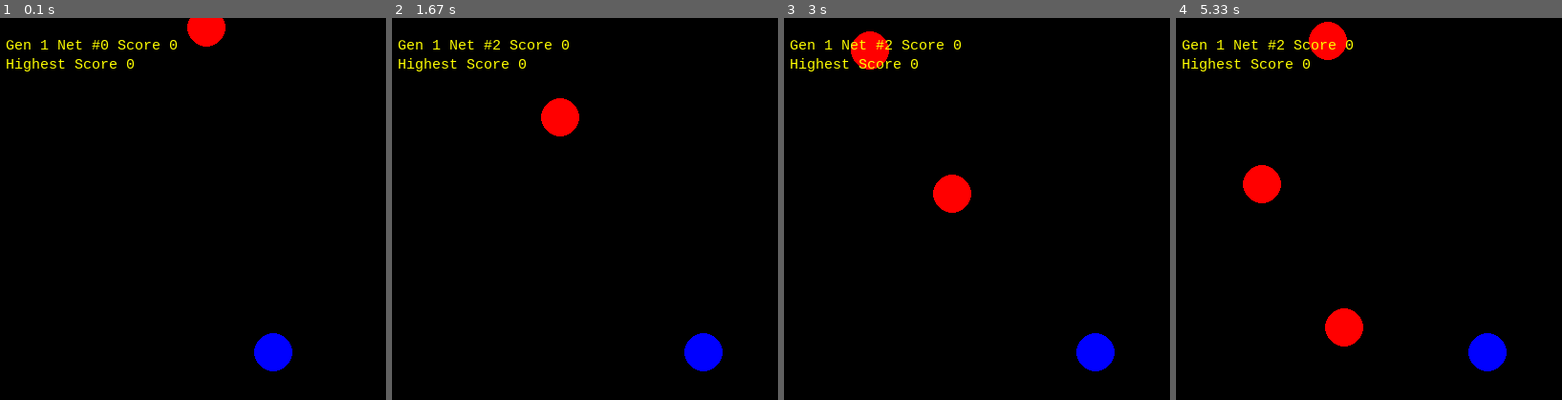
Above: before the commit, frames 1-4 (left to right).
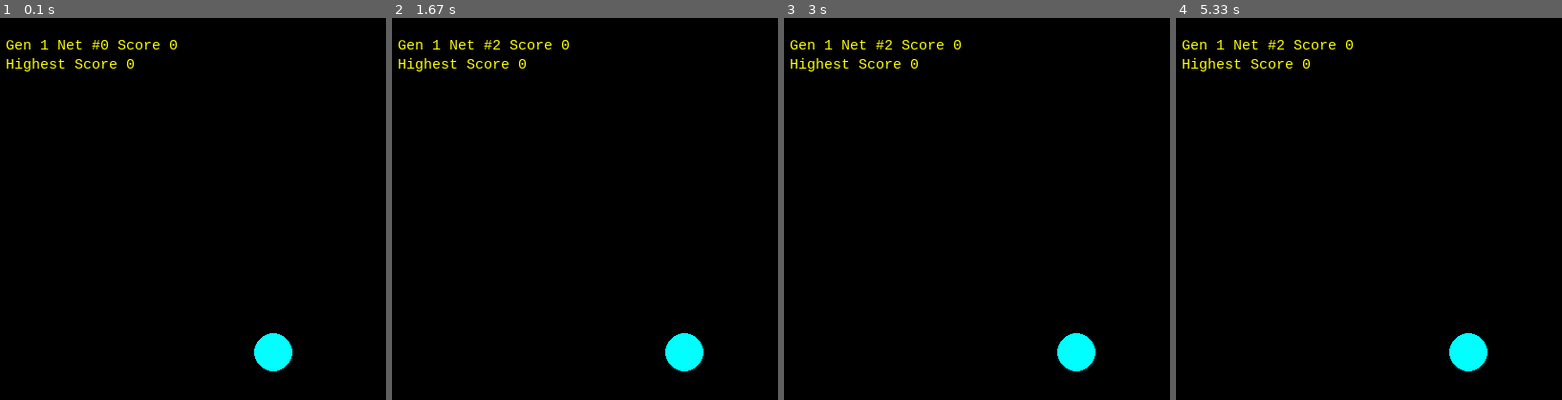
Above: after the commit, the same moments.

Repository: edo0xff/PygameGeneticAlgorithms
Game: pygame game, started from main.py
Two runs of this game, one before a commit and one after it. Both use one fixed random seed, a clock stepped at 60 frames per second and the inputs below.
Inputs:
- Up to frame 1 (0.1 s): no input
- Up to frame 2 (1.67 s): no input
- Up to frame 3 (3 s): no input
- Up to frame 4 (5.33 s): no input

The runs differ from the first frame. In frame 1, 1.4% of the frame differs, in the area x 48-76%, y 0-93%; in frame 2, 2.0%; in frame 3, 2.7%; in frame 4, 3.5%, in the area x 17-86%, y 1-93%.

Commit message:
Fixing some stuff

Diff:
--- a/game/logic.py
+++ b/game/logic.py
@@ -12,15 +12,12 @@
         self.rect = pygame.Rect(initial_position[0], initial_position[1], 30, 30)
         self.initial_position = initial_position
         self.position = initial_position
+        self.velocity = velocity
         self.movement = [0, 0]
-        self.velocity = velocity
         self.spawned = False
 
     def Reset(self):
         self.spawned = False
-        self.position = self.initial_position
-        self.rect.x = self.initial_position[0]
-        self.rect.y = self.initial_position[1]
         self.movement = [0, 0]
 
     def IsSpawned(self):
@@ -62,16 +59,14 @@
     RIGHT = 1
     NULL = 2
 
-    def __init__(self, size=(500, 500), id=0, number_of_enemies=3, spawn_rate=2, spawned_enemies=3):
+    def __init__(self, size=(500, 500), id=0, number_of_enemies=10, spawn_rate=15):
         self.size = size
-        self.balls = [Ball() for i in range(number_of_enemies)]
+        self.balls = [Ball(), Ball()]
         self.player = Ball([int(size[0] / 2), int(size[1] - 50)], velocity=5)
         self.number_of_enemies = number_of_enemies
-        self.spawned_enemies = spawned_enemies
         self.spawn_rate = spawn_rate
+        self.start_time = time.time()
         self.game_over = False
-        self.start_time = time.time()
-        self.spawn_time = time.time()
         self.score = 0
         self.id = id
 
@@ -80,10 +75,8 @@
             self.balls[i].Reset()
 
         self.player.SetPosition(int(self.size[0] / 2), int(self.size[1] - 50))
-        self.spawned_enemies = 3
+        self.start_time = time.time()
         self.game_over = False
-        self.start_time = time.time()
-        self.spawn_time = time.time()
         self.score = 0
 
     def IsGameOver(self):
@@ -96,15 +89,16 @@
         return self.id
 
     def Tick(self):
+        if (time.time() - self.start_time) > self.spawn_rate and len(self.balls) < self.number_of_enemies:
+            self.balls.append(Ball())
+            self.start_time = time.time()
 
-        random_y = 0
-
-        for i in range(self.spawned_enemies):
-            ball = self.balls[i]
+        for ball in self.balls:
             position = ball.GetPosition()
 
             if not ball.IsSpawned():
-                random_x = random.randrange(100, self.size[0] - 100)
+                random_x = random.randrange(150, self.size[0] - 150, 30)
+                random_y = random.randrange(-1000, -100, 50)
 
                 ball.SetPosition(random_x, random_y)
                 ball.SetMovementDirectionY(1)
@@ -112,8 +106,6 @@
 
             elif position[1] >= self.size[1]:
                 self.game_over = True
-
-            random_y -= 150
 
             ball.Move()
 
@@ -156,7 +148,12 @@
         return positions
 
     def GetEnemiesPositions(self):
-        return [ball.GetPosition() for ball in self.balls]
+        positions = [ball.GetPosition() for ball in self.balls]
+
+        def SortingKey(e):
+            return e[1]
+
+        return sorted(positions, key=SortingKey)
 
     def GetPlayerPosition(self):
         return self.player.GetPosition()
--- a/game/window.py
+++ b/game/window.py
@@ -3,17 +3,16 @@
 
 class Window:
 
-    PLAYER_COLOR = (0, 0, 255)
-    ENEMY_COLOR = (255, 0, 0)
+    PLAYER_COLOR = (0, 255, 255)
+    ENEMY_COLOR = (250, 92, 0)
     LINE_COLOR = (0, 255, 0)
     TEXT_COLOR = (0, 255, 0)
     FOOD_COLOR = (255, 255, 255)
     BALL_RADIUS = 20
 
-    def __init__(self, size=(500, 500), fps=60):
+    def __init__(self, size=(500, 500)):
         self.size = size
         self.clock = pygame.time.Clock()
-        self.fps = fps
 
         pygame.init()
 
@@ -25,20 +24,42 @@
         pygame.display.set_caption("GA Game")
 
     def Draw(self, board, generation):
-
+        board_id = board.GetID()
+        board_score = board.GetScore()
         enemies = board.GetEnemiesPositions()
         player_position = board.GetPlayerPosition()
 
         self.screen.fill((0, 0, 0))
 
+        i = 0
         for enemy_position in enemies:
-            if not enemy_position == [-1, -1]:
-                # pygame.draw.line(self.screen, self.LINE_COLOR, player_position, enemy_position)
-                pygame.draw.circle(self.screen, self.ENEMY_COLOR, enemy_position, self.BALL_RADIUS)
+            relative_position = int((enemy_position[1] * 100) / self.size[1])
 
+            if relative_position < 0:
+                relative_position = 0
+
+            relative_position = int((255 * relative_position) / 100)
+            color = (0, relative_position % 255, 0)
+
+            if relative_position > 50:
+                first_point = enemy_position
+
+                if i + 1 == len(enemies):
+                    second_point = player_position
+
+                else:
+                    second_point = enemies[i + 1]
+
+                pygame.draw.line(self.screen, color, first_point, second_point)
+
+            pygame.draw.circle(self.screen, color, enemy_position, self.BALL_RADIUS)
+
+            i += 1
+
+        pygame.draw.circle(self.screen, self.ENEMY_COLOR, enemies[-1], self.BALL_RADIUS)
         pygame.draw.circle(self.screen, self.PLAYER_COLOR, player_position, self.BALL_RADIUS)
 
-        label = self.font.render("Gen %i Net #%i Score %i" % (generation, board.GetID(), board.GetScore()), 1,
+        label = self.font.render("Gen %i Net #%i Score %i" % (generation, board_id, board_score), 1,
                                  (255, 255, 0))
 
         self.screen.blit(label, (20, 20))
@@ -48,7 +69,7 @@
 
         self.screen.blit(label, (20, 40))
 
-        if board.GetScore() > self.highest_score:
-            self.highest_score = board.GetScore()
+        if board_score > self.highest_score:
+            self.highest_score = board_score
 
         pygame.display.flip()
--- a/main.py
+++ b/main.py
@@ -7,57 +7,57 @@
 
 BOARD_SIZE = (500, 400)
 POP_SIZE = 20
-FPS = 60
 
 population = genetics.CreatePopulation(pop_size=POP_SIZE)
 boards = game.CreateBoards(pop_size=POP_SIZE, board_size=BOARD_SIZE)
-window = game.Window(size=BOARD_SIZE, fps=FPS)
+window = game.Window(size=BOARD_SIZE)
 
 generation = 1
 display_board = 0
 game_over_boards = 0
 
-try:
-    while True:
-        for event in pygame.event.get():
-            if event.type == pygame.QUIT:
-                pygame.quit()
+playing = True
+while playing:
+    for event in pygame.event.get():
+        if event.type == pygame.QUIT:
+            playing = False
+            pygame.quit()
 
-        i = 0
-        for board in boards:
-            if not board.IsGameOver():
-                neural_net = population[i]
+    if not playing:
+        continue
 
-                movement = neural_net.MovementPrediction(board.Get1DPositions())
-                board.MovePlayer(movement)
+    i = 0
+    for board in boards:
+        if not board.IsGameOver():
+            neural_net = population[i]
 
-                board.Tick()
+            movement = neural_net.MovementPrediction(board.Get1DPositions())
+            board.MovePlayer(movement)
 
-                if board.IsGameOver():
-                    game_over_boards += 1
-                    population[i].SetFitness(board.GetScore())
+            board.Tick()
 
-            elif display_board == i:
-                display_board += 1
+            if board.IsGameOver():
+                game_over_boards += 1
+                population[i].SetFitness(board.GetScore())
 
-            i += 1
+        elif display_board == i:
+            display_board += 1
 
-        if game_over_boards == len(boards):
+        i += 1
 
-            generation += 1
-            display_board = 0
-            game_over_boards = 0
+    if game_over_boards == len(boards):
 
-            population, boards = genetics.SortPopulation(population, boards)
+        generation += 1
+        display_board = 0
+        game_over_boards = 0
 
-            print(" [i] Evolving %i networks" % len(population))
+        population, boards = genetics.SortPopulation(population, boards)
 
-            population = genetics.EvolvePopulation(population)
-            boards = game.ResetBoards(boards)
+        print(" [i] Evolving %i networks" % len(population))
 
-            print(" [i] generation #%i evolved" % generation)
+        population = genetics.EvolvePopulation(population)
+        boards = game.ResetBoards(boards)
 
-        window.Draw(boards[display_board], generation)
+        print(" [i] generation #%i evolved" % generation)
 
-except KeyboardInterrupt:
-    pass
+    window.Draw(boards[display_board], generation)
